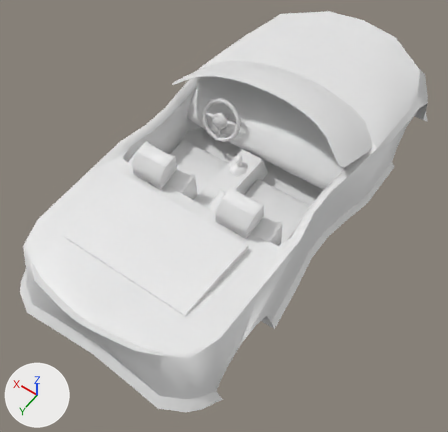
Before and after pictures for a commit that changed the OBJ model res/models/CustomCar1.obj.
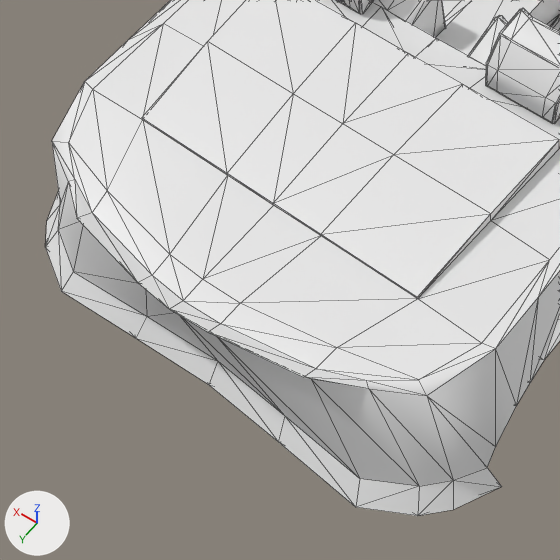
Old and new are each drawn whole from a camera (50 mm lens) standing at (-3.47, 5.74, 7.48) and looking at (-0.11, 1.04, 0.1) and again close up on the part from 0% to 55% of the width and 42% to 100% of the height. Lighting does not change. The marker at lower left points along +X, +Y and +Z. The close-ups show mesh edges as thin lines. Where no turn or scale is listed for an object, it has been applied to the vertices. Vertices at the same position are counted once.

The first close-up shows 'CustomCar1'.
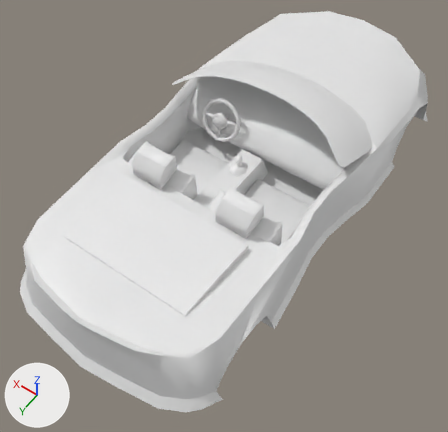
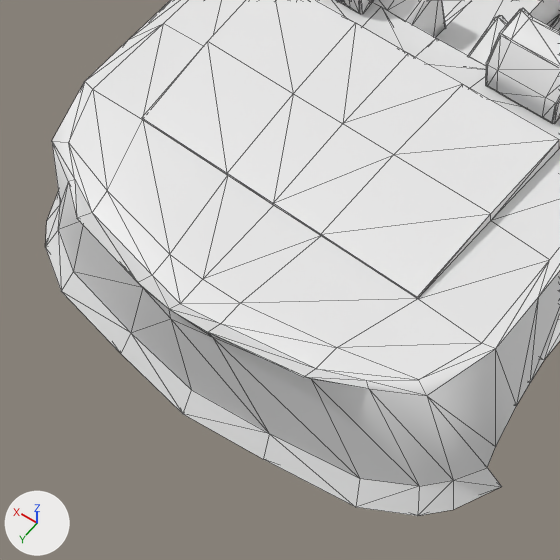
Commit message: Made car look better from the back

Pixel boxes [x1, y1, x2, y2] of what changed, in the close-ups (560 x 560 px; the box of a moved part takes in the faces that stretch with it):
part 1 of me_customcar1, moved or reshaped
    both: [61, 225, 360, 507]

The change in detail:
me_customcar1 has 1132 vertices, 2114 faces and spans x -1.73..1.73, y -3.89..3.89, z -0.05..1.59.
me_customcar1 is used by ob_customcar1; location (0.0, 0.0, 0.0).
Before the commit, vertices of me_customcar1: 471 (0.25, 3.83, 0.89), 474 (0.54, 3.75, 0.12) at pixel (146, 316), 493 (0.56, 3.85, -0.02) at pixel (135, 338), 785 (-0.25, 3.83, 0.89) at pixel (215, 334), 789 (-0.54, 3.75, 0.12) at pixel (284, 415).
Before the commit, vertices of me_customcar1: 811 (-0.56, 3.85, -0.02) at pixel (278, 441), 869 (0.0, 3.79, 0.93) at pixel (183, 300).
Part 1, on me_customcar1:
Vertices 474, 493, 789, 811 of me_customcar1 move by (0.0, 0.13, 0.0).
Vertices 471, 785, 869 of me_customcar1 move by (0.0, 0.02, 0.0).
Vertex 784 of me_customcar1 moves from (0.0, 3.85, 0.9) at pixel (176, 312) to (0.0, 3.9, 0.9) at pixel (170, 318).
Vertex 788 of me_customcar1 moves from (0.0, 3.72, 0.12) at pixel (217, 360) to (0.0, 3.94, 0.12) at pixel (191, 389).
Vertex 810 of me_customcar1 moves from (0.0, 3.83, -0.02) at pixel (208, 384) to (0.0, 4.04, -0.02) at pixel (182, 413).
Vertex 1115 of me_customcar1 moves from (0.0, 3.03, -0.05) to (0.0, 3.11, -0.05).
Vertex 1116 of me_customcar1 moves from (0.0, 3.25, -0.05) to (0.0, 3.39, -0.05).
